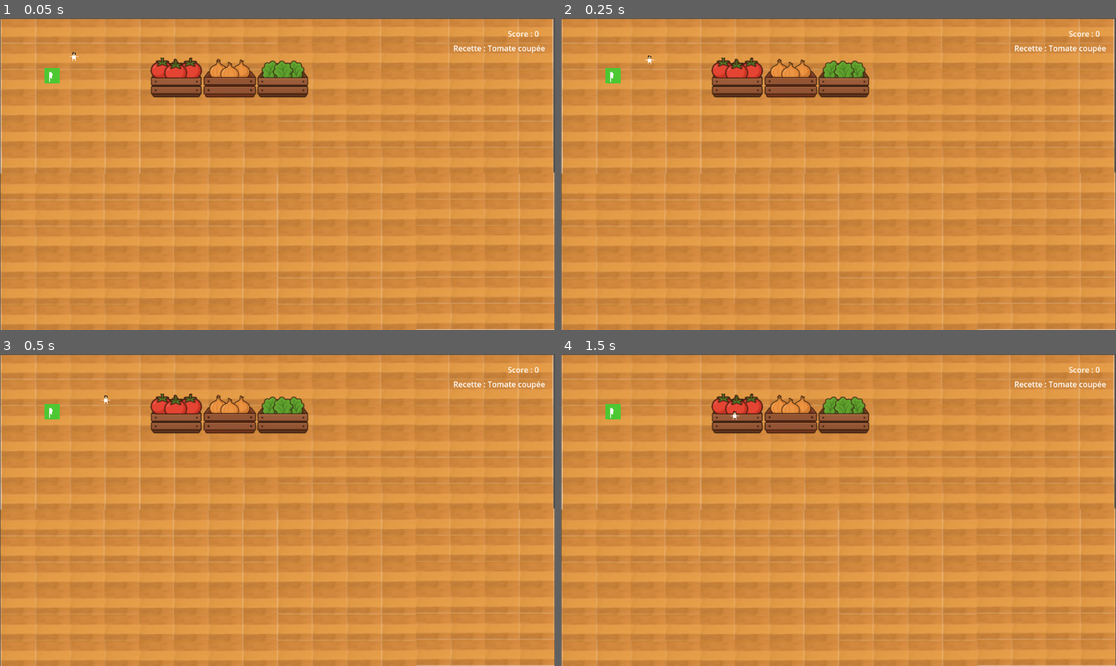
Above: before the commit, frames 1-4 (two rows, left to right).
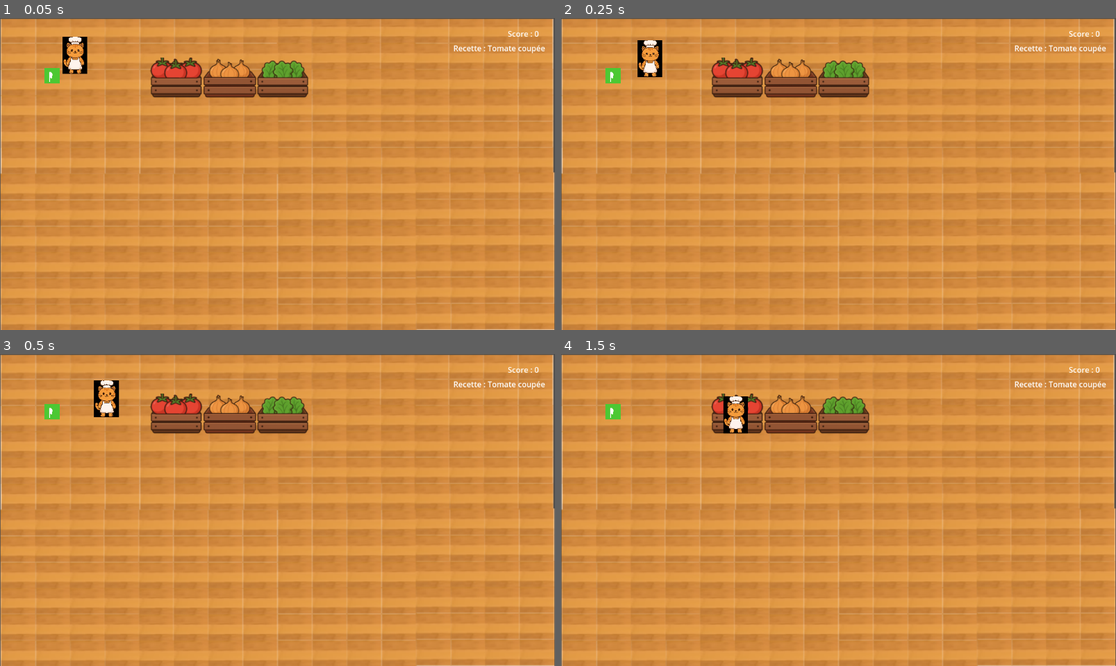
Above: after the commit, the same moments.

Repository: K41lee/Overcooked
Game: Godot game, scene res://Scene/Main/main.tscn
Same seed, same stepped clock (60 frames per second), same inputs: the game is played once before the commit and once after it.
Inputs:
- Up to frame 1 (0.05 s): no input
- Up to frame 2 (0.25 s): no input
- Up to frame 3 (0.5 s): no input
- Up to frame 4 (1.5 s): tap Enter (ui_accept) at 0.5, 0.77 s; hold Right (ui_right) 0.53-1.28 s; hold Down (ui_down) from 1.28 s (still down)

The runs differ from the first frame. In frame 1, 0.5% of the frame differs, in the area x 11-16%, y 6-19%; in frame 2, 0.5%; in frame 3, 0.5%; in frame 4, 0.5%, in the area x 29-34%, y 13-26%.
Error in both runs: Attempt to call function 'get_overlapping_bodies' in base 'null instance' on a null instance. (res://Scene/Character/Script/player.gd:23)

Commit message:
preparation de la fonction cook

Diff:
--- a/Scene/Character/Script/cuisinier.gd
+++ b/Scene/Character/Script/cuisinier.gd
@@ -36,6 +36,9 @@
 	velocity = Vector2(0.0,0.0)
 	request_ingredient($SpawnerTomate)
 
+func Cook():
+	velocity = Vector2.ZERO
+	#quand il arrive sur une plance ou une cuisson l'agent attendra , puis il devra pickup l'item transfo
 
 
 func request_ingredient(spawner: Node) -> Node:
--- a/Scene/Main/main.tscn
+++ b/Scene/Main/main.tscn
@@ -7,10 +7,10 @@
 [ext_resource type="PackedScene" uid="uid://dr3mrc7y22nex" path="res://Scene/Background/ui.tscn" id="6_8ao5t"]
 [ext_resource type="Script" uid="uid://curmwaet56ad3" path="res://Scene/Character/Script/cuisinier.gd" id="7_ymll4"]
 [ext_resource type="PackedScene" uid="uid://bj1qj3qbthqqj" path="res://Scene/furniture/Spawner/Scene/SpawnerTomate.tscn" id="8_mkk67"]
-[ext_resource type="Texture2D" uid="uid://c0hjr7onql7i2" path="res://Scene/Character/Sprite/New Piskel.png" id="8_ryx2q"]
 [ext_resource type="PackedScene" uid="uid://dpngk3ie1hbb0" path="res://Scene/furniture/Spawner/Scene/SpawnerSalade.tscn" id="9_6rqp4"]
 [ext_resource type="PackedScene" uid="uid://bi726se5gvxhb" path="res://Scene/Background/Background.tscn" id="9_mkk67"]
 [ext_resource type="PackedScene" uid="uid://bw882osdsurnn" path="res://Scene/furniture/Spawner/Scene/SpawnerOignon.tscn" id="10_f3d4m"]
+[ext_resource type="Texture2D" uid="uid://dxcwg3kjbgmm7" path="res://Scene/Character/Sprite/chaton_idle.png" id="10_phfrx"]
 
 [sub_resource type="CapsuleShape2D" id="CapsuleShape2D_4c57u"]
 
@@ -51,7 +51,8 @@
 
 [node name="Sprite2D" type="Sprite2D" parent="Cuisinier"]
 texture_filter = 1
-texture = ExtResource("8_ryx2q")
+scale = Vector2(0.05, 0.05)
+texture = ExtResource("10_phfrx")
 
 [node name="CollisionShape2D" type="CollisionShape2D" parent="Cuisinier"]
 shape = SubResource("CapsuleShape2D_4c57u")
